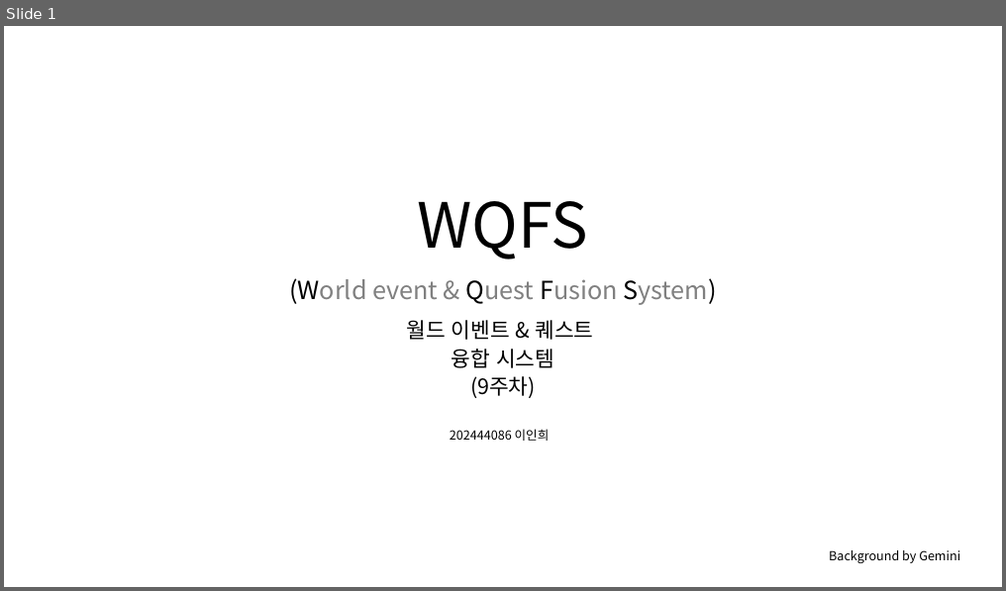
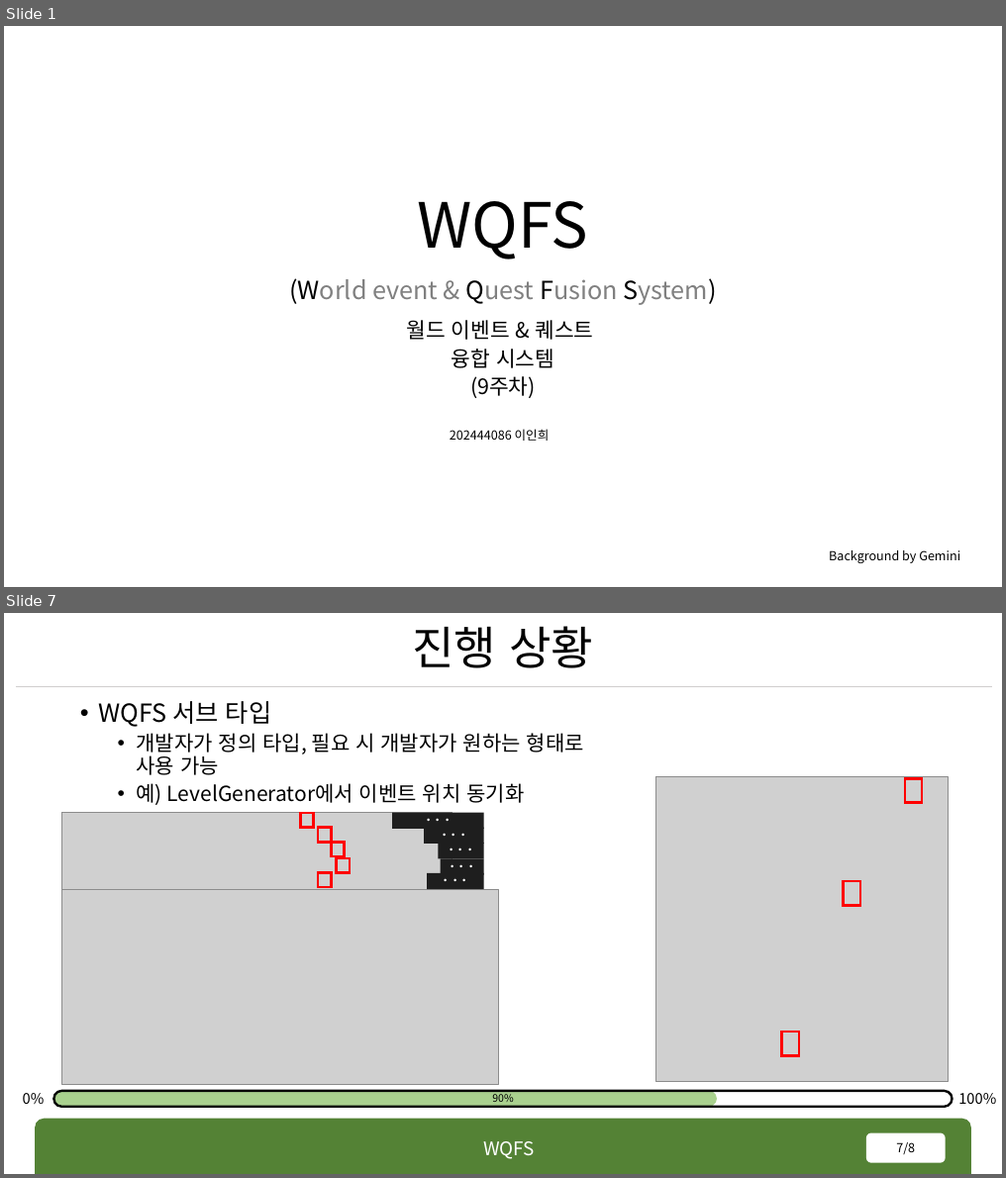
Before and after one commit to rennOobayashi/WQFS, a slide deck: WQFS.pptx. Shown one above the other, each under a label of ours: slide 1 before the commit, slides 1 and 7 after it; the slides between them are not shown. The pictures are 1006x591 and 1006x1178 pixels, drawn with LibreOffice and Linux fonts; fonts in the diff are those of the drawing; grey boxes stand for pictures; background and template pictures are left out. Boxes give left, top, right and bottom in pixels: in the first picture for what was removed or moved away, otherwise in the second. Text is boxed around its words. In the diff, an @@ line names an element or a change of style, - is before the commit and + after.

```diff
--- a/WQFS.pptx
+++ b/WQFS.pptx
@@ slide 7 added at [4, 613, 1002, 1174], background #FFFFFF @@
@@ title added at [412, 626, 593, 668], 44 pt, text #000000 @@
+진행 상황
@@ line added from (16, 686) to (993, 686), #D0CECE 0.5 pt @@
@@ text added at [99, 701, 584, 805], 20 pt, text #000000 @@
+• WQFS 서브 타입
+  • 개발자가 정의 타입, 필요 시 개발자가 원하는 형태로
+    사용 가능
+  • 예) LevelGenerator에서 이벤트 위치 동기화
@@ picture added at [656, 777, 948, 1081] @@
@@ rectangle added at [905, 778, 922, 802], outline #FF0000 2.25 pt @@
@@ picture added at [62, 813, 452, 889] @@
@@ rectangle added at [300, 813, 313, 828], outline #FF0000 2.25 pt @@
@@ rectangle added at [392, 813, 484, 830], fill #1E1E1E, 18 pt, text #FFFFFF @@
+. . .
@@ rectangle added at [319, 828, 331, 843], outline #FF0000 2.25 pt @@
@@ rectangle added at [331, 842, 344, 858], outline #FF0000 2.25 pt @@
@@ rectangle added at [424, 828, 484, 845], fill #1E1E1E, 18 pt, text #FFFFFF @@
+. . .
@@ text added at [439, 843, 484, 860], 18 pt, text #FFFFFF @@
+. . .
@@ rectangle added at [319, 872, 331, 888], outline #FF0000 2.25 pt @@
@@ rectangle added at [337, 859, 350, 873], outline #FF0000 2.25 pt @@
@@ rectangle added at [427, 873, 484, 890], fill #1E1E1E, 18 pt, text #FFFFFF @@
+. . .
@@ rectangle added at [441, 860, 484, 875], fill #1E1E1E, 18 pt, text #FFFFFF @@
+. . .
@@ picture added at [62, 889, 499, 1084] @@
@@ rectangle added at [844, 881, 860, 906], outline #FF0000 2.25 pt @@
@@ rectangle added at [782, 1032, 799, 1057], outline #FF0000 2.25 pt @@
@@ text added at [23, 1093, 45, 1105], 14 pt, text #000000 @@
+0%
@@ rounded rectangle added at [54, 1091, 718, 1107], fill #A9D18E @@
@@ rounded rectangle added at [54, 1091, 952, 1107], outline #000000 2.25 pt @@
@@ text added at [492, 1094, 513, 1106], 10 pt, text #000000 @@
+90%
@@ text added at [958, 1093, 996, 1105], 14 pt, text #000000 @@
+100%
@@ round same rect added at [35, 1119, 971, 1174], fill #548235 @@
@@ text added at [483, 1142, 535, 1159], 18 pt, text #FFFFFF @@
+WQFS
@@ page number added at [866, 1134, 945, 1163], fill #FFFFFF, 12 pt, text #000000 @@
+7/8
```
Also in this commit, not shown: 5 slides changed, 1 other slide added, 25 other files.
